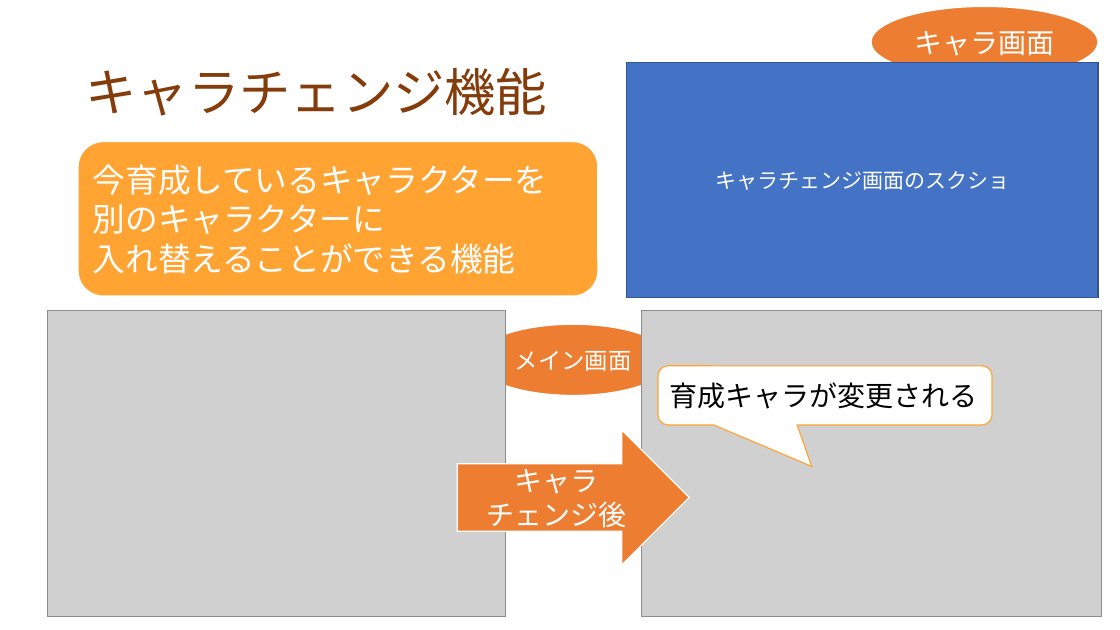
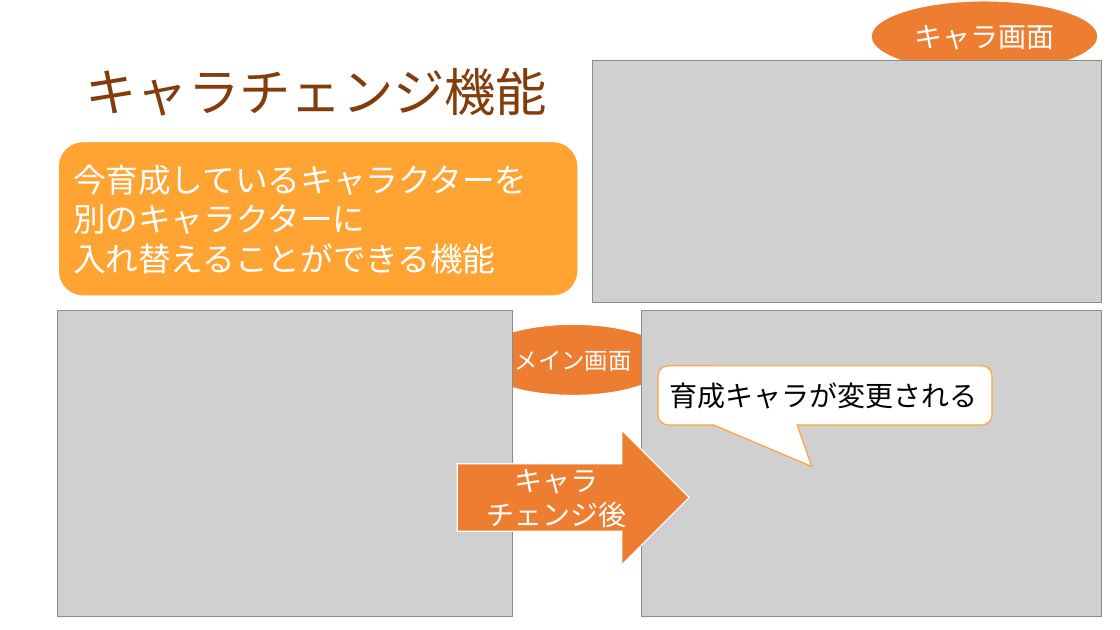
Before and after one commit to dojo2022/F-3, a slide deck: slide 13 of doc/プレゼン資料_F3_なかおっち.pptx. Drawn at 1120x630 pixels with LibreOffice and Linux fonts; fonts in the diff are those of the drawing; grey boxes stand for pictures. Boxes give left, top, right and bottom in pixels: in the first picture for what was removed or moved away, otherwise in the second. Text is boxed around its words. In the diff, an @@ line names an element or a change of style, - is before the commit and + after.

```diff
--- a/doc/プレゼン資料_F3_なかおっち.pptx
+++ b/doc/プレゼン資料_F3_なかおっち.pptx
@@ ellipse "キャラ画面": place and size @@
-ellipse "キャラ画面" at (871,7,1098,78)
+ellipse "キャラ画面" at (871,1,1098,72)
@@ picture added at (593,60,1102,302) @@
@@ rectangle removed at (627,63,1098,297) @@
-キャラチェンジ画面のスクショ
@@ rounded rectangle "今育成しているキャラクターを 別のキャラクターに 入れ替えることができる機能": place and size @@
-rounded rectangle "今育成しているキャラクターを 別のキャラクターに 入れ替えることができる機能" at (77,140,599,297)
+rounded rectangle "今育成しているキャラクターを 別のキャラクターに 入れ替えることができる機能" at (57,140,579,297)
@@ picture: place and size @@
-picture at (47,311,505,616)
+picture at (57,311,513,616)
```
Also in this commit, not shown: 7 other slides changed, 2 slides added, 3 slides removed.
